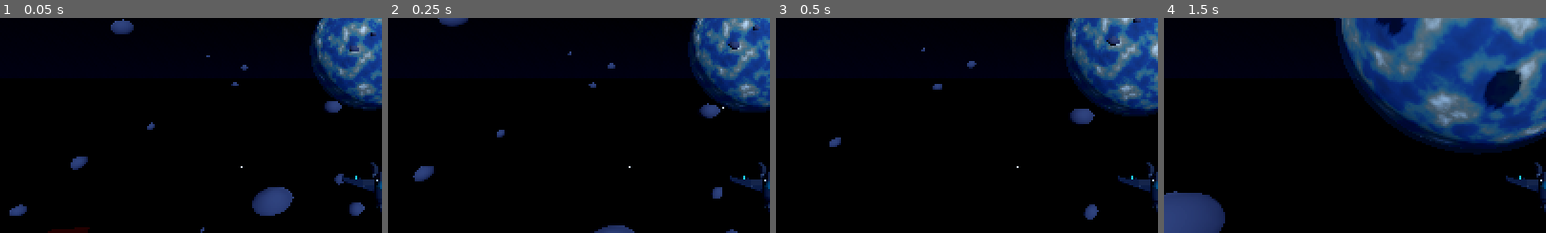
Above: before the commit, frames 1-4 (left to right).
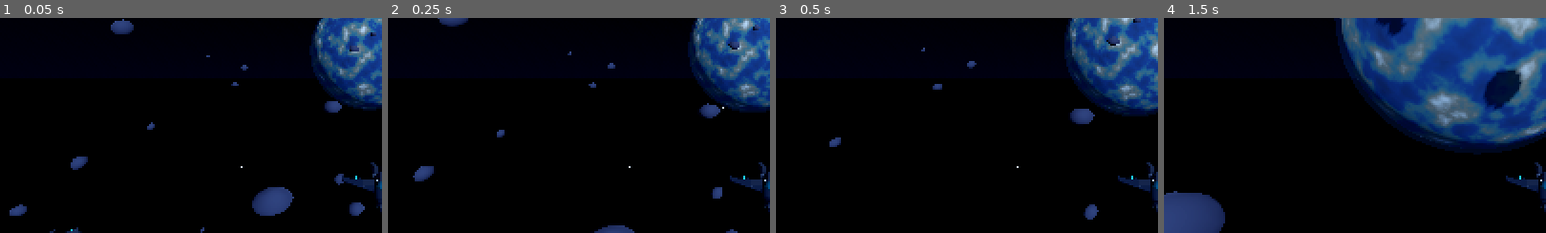
Above: after the commit, the same moments.

Repository: valdissor1990-ui/GALACTIC-FRONTIER
Game: Godot game, scene res://scenes/bootstrap/main.tscn
Two runs of this game, one before a commit and one after it. Both use one fixed random seed, a clock stepped at 60 frames per second and the inputs below.
Inputs (mouse positions are % of the whole screen's width and height, from its top left):
- Up to frame 1 (0.05 s): no input
- Up to frame 2 (0.25 s): no input
- Up to frame 3 (0.5 s): no input
- Up to frame 4 (1.5 s): move the mouse to (55, 50) at 0.52 s; hold Shift (boost) 0.53-1.28 s; hold W (move_forward) from 0.53 s (still down); move the mouse to (45, 50) at 1.27 s; click (45, 50) at 1.35 s
The pictures show only the part of the screen within x 0-50%, y 50-100%; the shares and areas given below are measured in that part.

The runs differ from the first frame. In frame 1, 0.2% of the frame differs, in the area x 12-24%, y 97-100%; in frame 2, nothing differs; in frame 3, nothing differs; in frame 4, nothing differs.
Error after the commit: Invalid access to property or key 'name' on a base object of type 'StandardMaterial3D'. (res://scripts/environment/enemy_visual_treatment.gd:25)

Commit message:
Use detailed hostile fighter in visual encounter

Diff:
--- a/scenes/flight/visual_flight.tscn
+++ b/scenes/flight/visual_flight.tscn
@@ -1,8 +1,9 @@
-[gd_scene load_steps=4 format=3]
+[gd_scene load_steps=5 format=3]
 
 [ext_resource type="PackedScene" path="res://scenes/flight/test_flight.tscn" id="1"]
 [ext_resource type="PackedScene" path="res://assets/models/ships/player_fighter.glb" id="2"]
 [ext_resource type="PackedScene" path="res://scenes/environment/space_environment.tscn" id="3"]
+[ext_resource type="PackedScene" path="res://scenes/combat/enemy_fighter_visual.tscn" id="4"]
 
 [node name="VisualFlight" instance=ExtResource("1")]
 
@@ -34,3 +35,6 @@
 
 [node name="PlayerFighterModel" parent="PlayerShip/Visual" instance=ExtResource("2")]
 scale = Vector3(0.22, 0.22, 0.22)
+
+[node name="CombatEncounterController" parent="." index="6"]
+enemy_scene = ExtResource("4")
